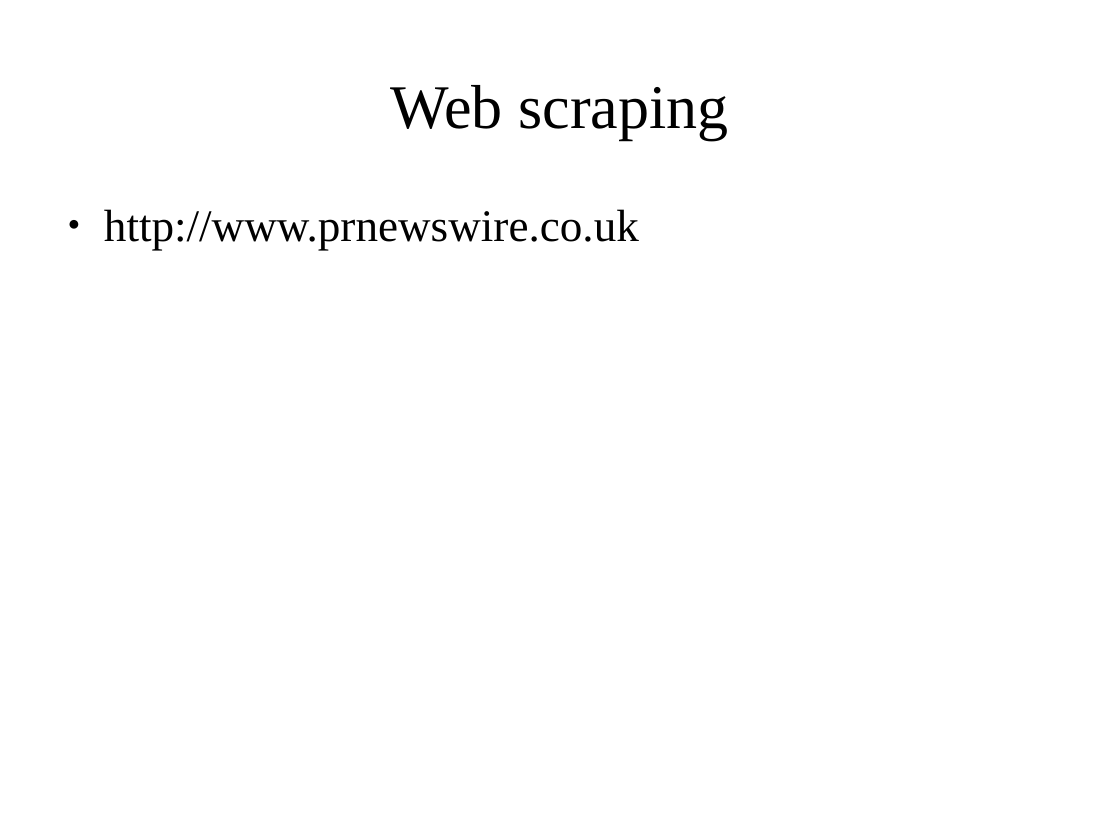
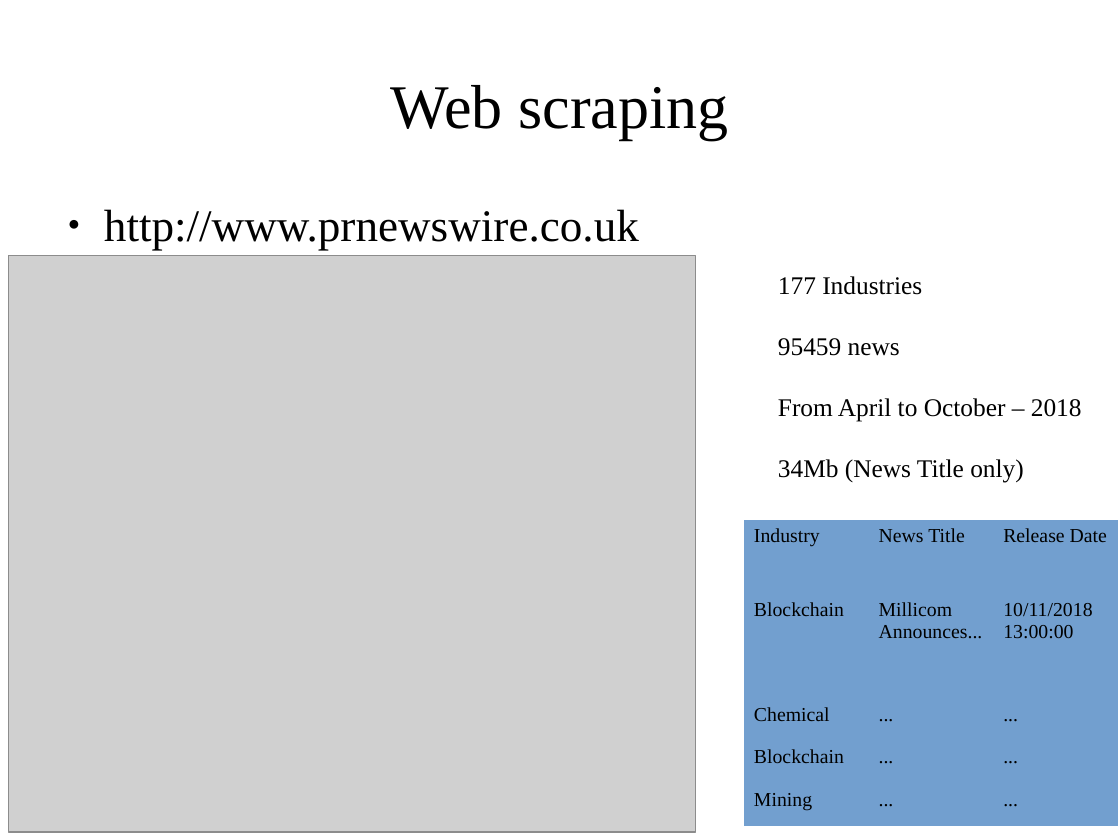
Before and after one commit to chazzy1/webscraping, a slide deck: slide 4 of documents/news_scraping.odp (slide 3 before the commit). Drawn at 1120x840 pixels with LibreOffice and Linux fonts; fonts in the diff are those of the drawing; grey boxes stand for pictures. Boxes give left, top, right and bottom in pixels: in the first picture for what was removed or moved away, otherwise in the second. Text is boxed around its words. In the diff, an @@ line names an element or a change of style, - is before the commit and + after.

```diff
--- a/documents/news_scraping.odp
+++ b/documents/news_scraping.odp
@@ picture added at (8,256,696,832) @@
@@ text added at (778,276,1082,483), 18 pt, text #000000 @@
+177 Industries
+95459 news
+From April to October – 2018
+34Mb (News Title only)
@@ table added at (744,520,1119,826), 5 rows, 3 columns @@
+Industry | News Title | Release Date
+Blockchain | Millicom Announces... | 10/11/2018 13:00:00
+Chemical | ... | ...
+Blockchain | ... | ...
+Mining | ... | ...
```
Also in this commit, not shown: 5 other slides changed, 9 slides added, 3 slides removed, 7 other files.
